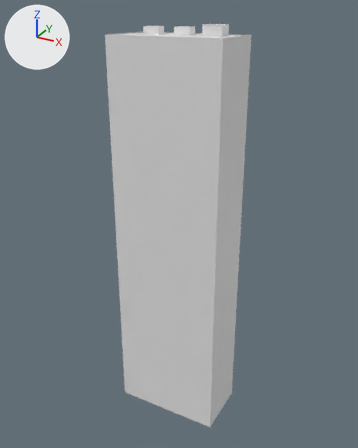
Renders of the glTF model assets/buildings/nyc/nyc_glassslab_d_lod1.glb from each side of a commit.
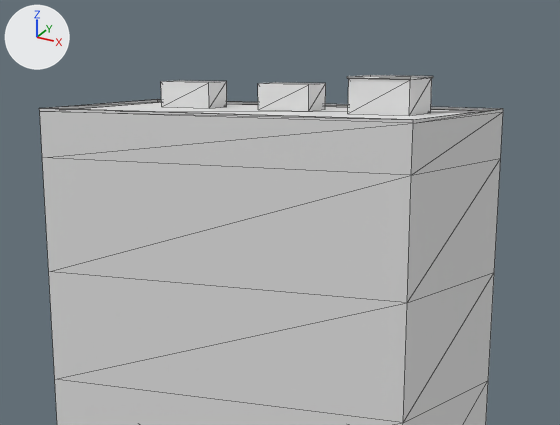
There are two pictures of each version: one whole from a camera (50 mm lens) standing at (111.4, -201.7, 210.3) and looking at (-0.9, 2.5, 108.2), one close up on the part from 26% to 75% of the width and 0% to 30% of the height. The axes (+X, +Y, +Z) are drawn at upper left. The lights are the same throughout. The first two pictures are the older version. The close-ups show mesh edges as thin lines. Where no turn or scale is listed for an object, it has been applied to the vertices. Vertices at exactly the same position are counted once.

Objects in the first close-up: 'nyc_glassslab_d'.
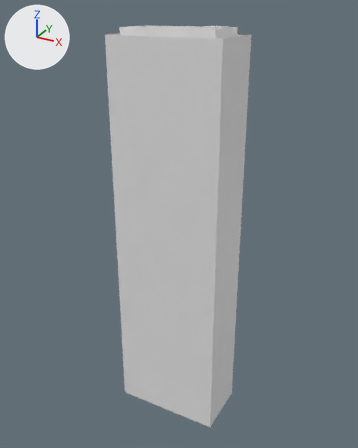
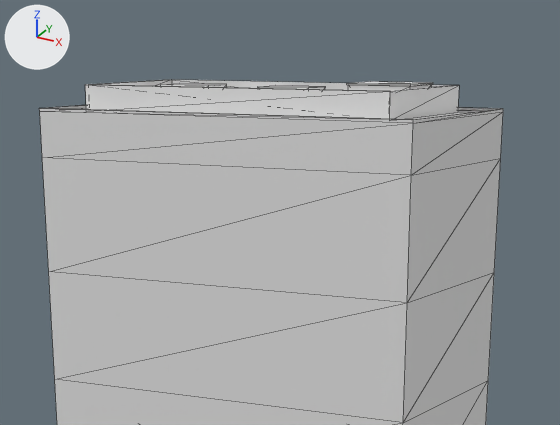
The change, as JSON lines over the scene's bpy script:
```json
{"block": "me_nyc_glassslab_d", "where": "# used by ob_nyc_glassslab_d; location = (0.0, 0.0, 102.3)"}
{"block": "me_nyc_glassslab_d", "where": "# verts and faces of me_nyc_glassslab_d; kept vertices keep their numbers, new ones are numbered from 106"}
{"block": "me_nyc_glassslab_d", "where": "# before: 90 (20.0, 0.0, 101.0) at pixel (410, 79), 91 (12.0, 0.0, 101.0) at pixel (348, 78), 93 (20.0, 8.0, 101.0) at pixel (431, 77), 95 (12.0, 8.0, 101.0), 96 (11.0, 0.0, 101.0) at pixel (347, 78)"}
{"block": "me_nyc_glassslab_d", "where": "# before: 97 (21.0, 0.0, 101.0) at pixel (410, 79), 98 (21.0, 0.0, 101.0) at pixel (410, 77), 99 (11.0, 0.0, 101.0) at pixel (347, 76), 100 (21.0, 8.0, 101.0) at pixel (433, 77), 101 (21.0, 8.0, 101.0) at pixel (433, 76)"}
{"block": "me_nyc_glassslab_d", "where": "# before: 102 (11.0, 8.0, 101.0), 103 (11.0, 8.0, 101.0) at pixel (370, 75)"}
{"op": "remove", "block": "me_nyc_glassslab_d", "code": "me_nyc_glassslab_d.from_pydata(...)  # 106 vertices, 170 faces; spans x -28.0..28.0, y -15.0..15.0, z -102.0..102.0"}
{"op": "add", "block": "me_nyc_glassslab_d", "code": "me_nyc_glassslab_d.from_pydata(...)  # 122 vertices, 194 faces; spans x -28.0..28.0, y -15.0..15.0, z -102.0..102.0"}
{"block": "me_nyc_glassslab_d", "change": "me_nyc_glassslab_d part 1: a new loose piece of 16 vertices spanning x -23.0..23.0, y -11.0..11.0, z 96.0..100.0"}
{"block": "me_nyc_glassslab_d", "change": "me_nyc_glassslab_d part 2"}
{"op": "add", "block": "me_nyc_glassslab_d", "code": "for i in [90, 91, 93, *range(95, 104)]: verts[i] += (0.0, 0.0, -1.0)"}
```

Pixel boxes (x1, y1, x2, y2) of what changed, in the close-ups (560 x 425 px; the box of a moved part takes in the faces that stretch with it):
```json
{"object": "nyc_glassslab_d", "change": "reshaped", "before": [39, 75, 503, 425], "after": [39, 80, 503, 425]}
{"part": 1, "of": "me_nyc_glassslab_d", "change": "added", "after": [85, 80, 459, 119]}
{"part": 2, "of": "me_nyc_glassslab_d", "change": "moved or reshaped", "before": [347, 75, 433, 115], "after": [347, 81, 433, 91]}
```
